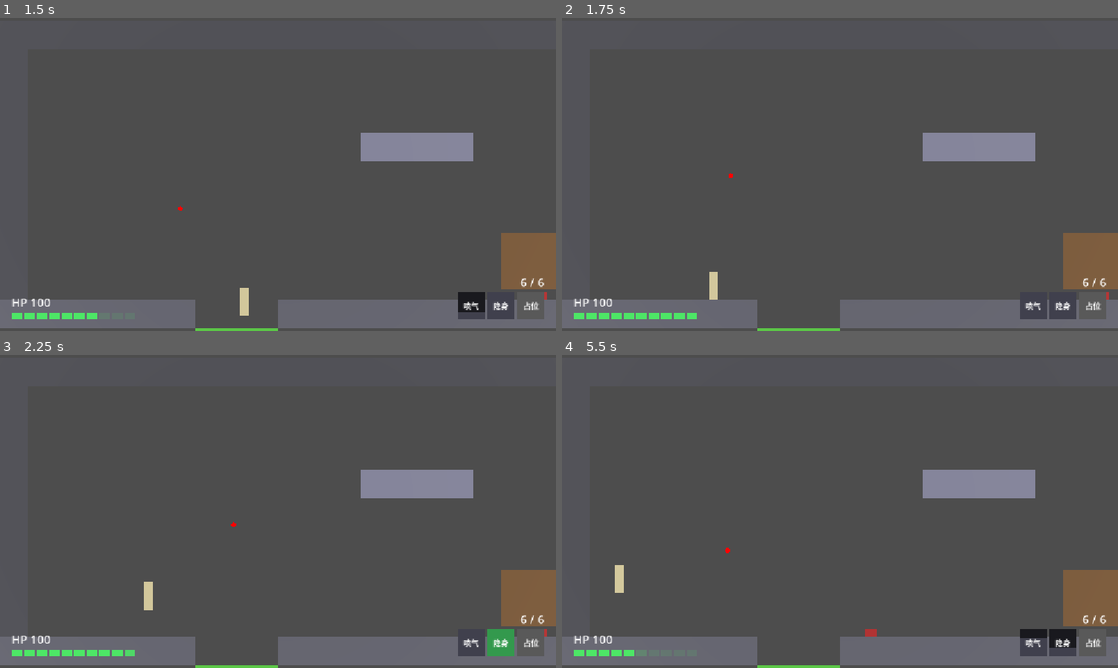
Above: before the commit, frames 1-4 (two rows, left to right).
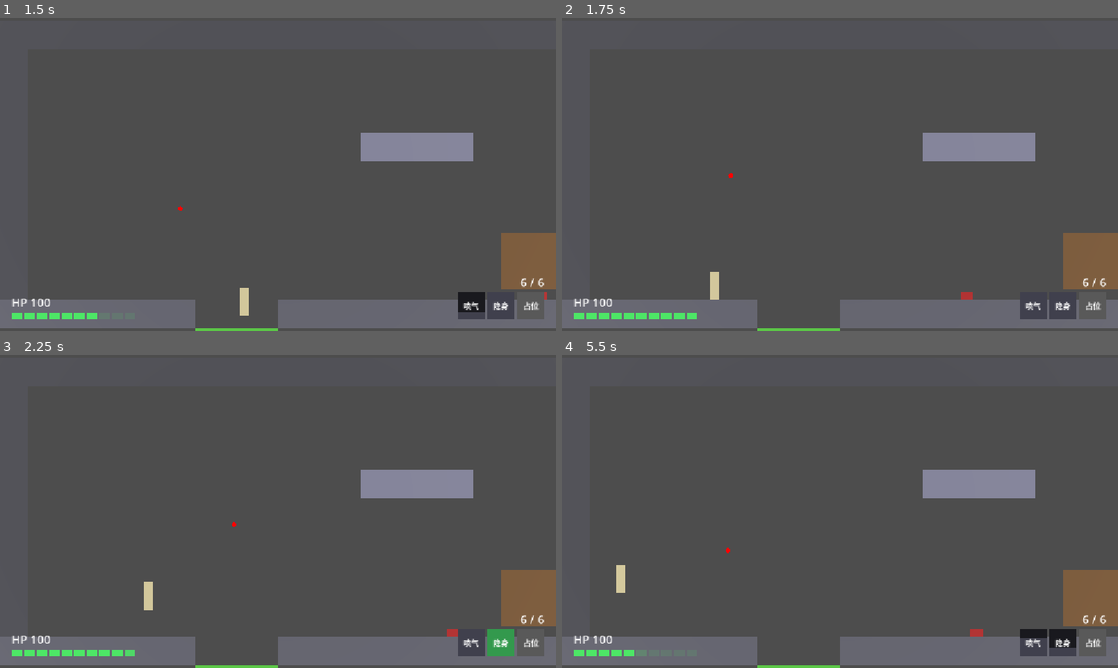
Above: after the commit, the same moments.

Repository: redleaf05812/yx01-prototype
Game: Godot game, scene res://scenes/room_01.tscn
Same seed, same stepped clock (60 frames per second), same inputs: the game is played once before the commit and once after it.
Inputs (mouse positions are in pixels of both pictures, inside the frame that each line leads up to):
- Up to frame 1 (1.5 s): tap Enter at 0.5 s; move the mouse to (400, 158) at 0.52 s; hold D (move_right) 0.53-1.28 s; tap T (grapple) at 0.6 s; tap Space (jump) at 0.77, 1.07 s; tap Ctrl (jet) at 0.8, 1.35 s; move the mouse to (166, 190) at 1.27 s; hold A (move_left) from 1.28 s (still down)
- Up to frame 2 (1.75 s): keep holding A (move_left); tap Space (jump) at 1.52 s; tap Q (stealth) at 1.55 s
- Up to frame 3 (2.25 s): tap Space (jump) at 1.82 s; move the mouse to (333, 442) at 2.02 s; release A (move_left) at 2.03 s; hold D (move_right) from 2.03 s (still down); tap Q (stealth) at 2.1 s
- Up to frame 4 (5.5 s): tap Space (jump) at 2.3, 2.85, 3.02, 3.32, 3.77, 4.07, 4.52, 4.82, 5.3 s; move the mouse to (812, 574) at 2.77 s; tap T (grapple) at 3.05, 4.35 s; move the mouse to (1006, 558) at 3.52 s; release D (move_right) at 3.53 s; hold C (crouch) 3.53-4.28 s; hold A (move_left) from 3.53 s (still down); tap Ctrl (jet) at 3.8, 5.1 s; move the mouse to (673, 464) at 4.27 s; tap Q (stealth) at 4.55 s; move the mouse to (867, 511) at 5.02 s

Frame 1 is identical in both runs. In frame 2, 0.1% of the frame differs, in the area x 26-99%, y 49-90%; in frame 3, less than 0.1%; in frame 4, 0.2%, in the area x 9-76%, y 61-90%.

Commit message:
Spider ledge check (patrol turns at edges, chase stops at edges); falling into gap or dying reloads the room

Diff:
--- a/scripts/player.gd
+++ b/scripts/player.gd
@@ -367,18 +367,7 @@
 	_update_rope()
 
 
+# 掉进缺口或死亡：整个房间重开（玩家回出生点，蜘蛛等也一起重置）。
+# 用 call_deferred：物理回调里不能直接换场景。
 func respawn() -> void:
-	global_position = spawn_point
-	velocity = Vector3.ZERO
-	hp = Config.max_hp
-	battery = float(Config.battery_max)
-	ammo = Config.pistol_magazine
-	jet_cd_left = 0.0
-	_jumps_left = 2
-	_dash_time_left = 0.0
-	_jet_time_left = 0.0
-	_grapple_active = false
-	_knock_left = 0.0
-	_iframes_left = 0.0
-	stealth_on = false
-	_update_rope()
+	get_tree().call_deferred("reload_current_scene")
--- a/scripts/spider.gd
+++ b/scripts/spider.gd
@@ -2,6 +2,7 @@
 
 # 小型蜘蛛：巡逻两点往返（到点停 1 s）→ 发现玩家后追击攻击 → 失去目标后原地搜索 6–8 s → 回巡逻。
 # 与玩家互不碰撞（蜘蛛很矮，不挡潜行路线）。原点 = 脚底中心。
+# 边缘保护：前方没有地面就不再往前走（巡逻时掉头，追击时停在边缘），蜘蛛不会自己跳进缺口。
 
 enum State { PATROL, CHASE, SEARCH }
 
@@ -90,13 +91,25 @@
 			_pause_left = 0.0
 
 
+# 脚下边缘检测：前方一小步处有没有地面。没有 = 缺口边缘。
+func _floor_ahead(dir: float) -> bool:
+	var from := global_position + Vector3(dir * (_size.x * 0.5 + 0.2), 0.3, 0.0)
+	var query := PhysicsRayQueryParameters3D.create(from, from + Vector3(0, -1.0, 0))
+	var ex: Array[RID] = [get_rid()]
+	if _player != null:
+		ex.append(_player.get_rid())
+	query.exclude = ex
+	return not get_world_3d().direct_space_state.intersect_ray(query).is_empty()
+
+
 func _patrol(delta: float) -> void:
 	if _pause_left > 0.0:
 		_pause_left -= delta
 		velocity.x = 0.0
 		return
 	var dx := _target_x - global_position.x
-	if absf(dx) < 0.1:
+	# 到点，或前面已经没路：停一下，换到另一端
+	if absf(dx) < 0.1 or not _floor_ahead(signf(dx)):
 		_pause_left = Config.spider_patrol_pause
 		_target_x = patrol_left if _target_x == patrol_right else patrol_right
 		velocity.x = 0.0
@@ -114,6 +127,8 @@
 		if _attack_cd <= 0.0:
 			_player.take_damage(Config.spider_attack_damage, global_position.x)
 			_attack_cd = Config.spider_attack_interval
+	elif not _floor_ahead(_facing):
+		velocity.x = 0.0  # 到边缘就停，不跳进缺口
 	else:
 		velocity.x = _facing * Config.spider_speed
 
Not shown, added: scripts/spider.gd.uid
